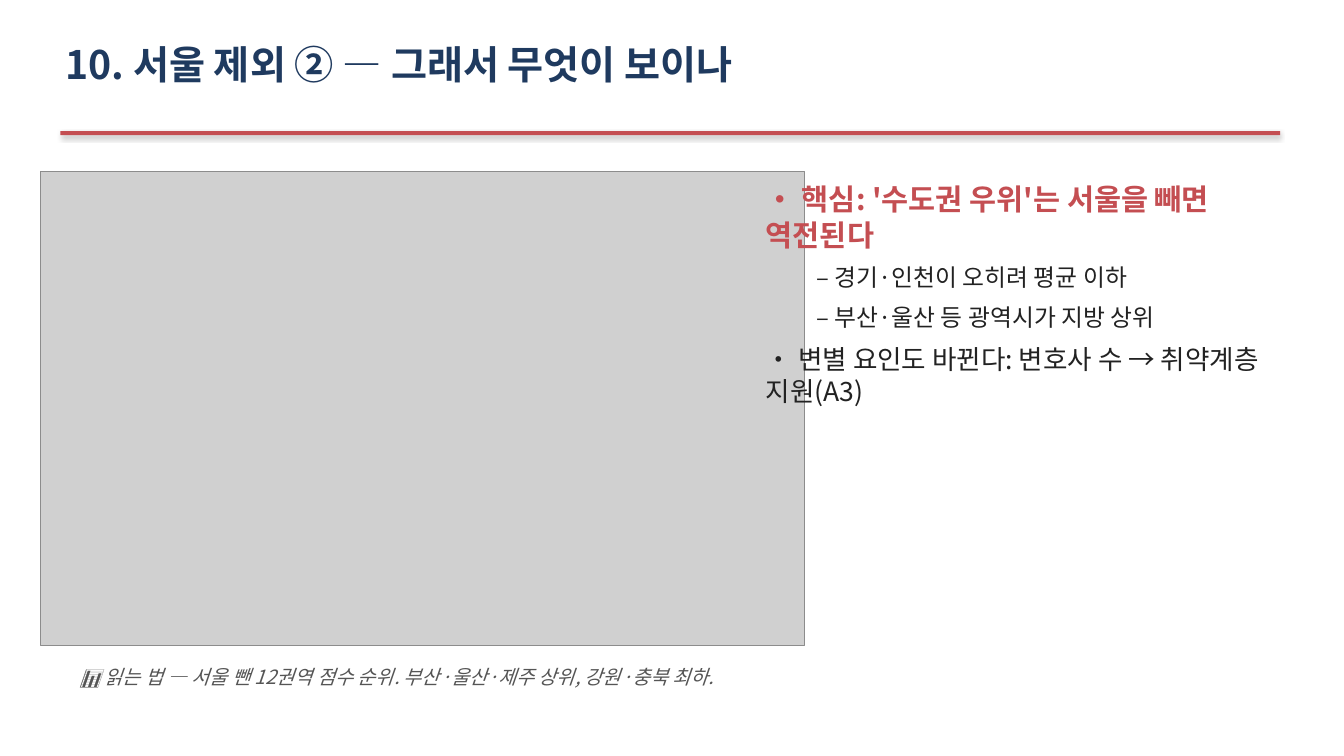
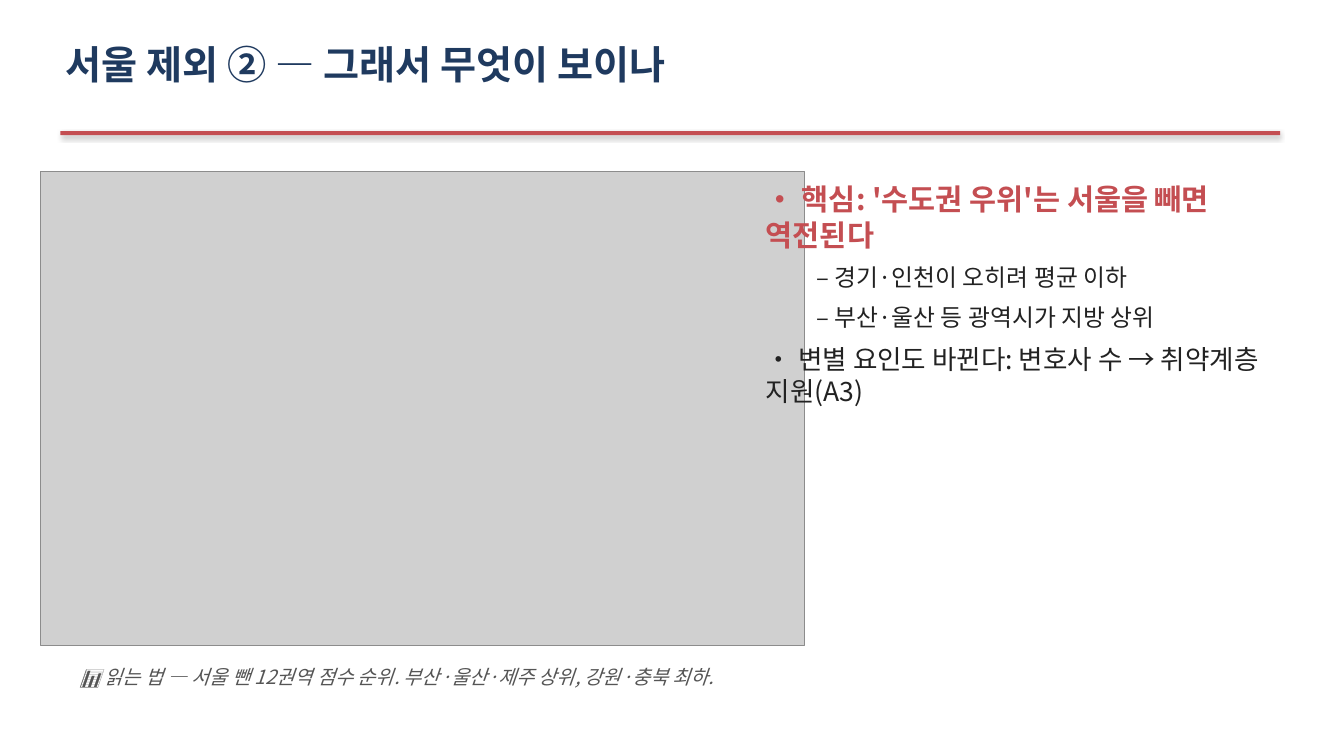
Before and after one commit to Allenkeem/llai-project, a slide deck: slide 17 of reports/발표자료.pptx. Drawn at 1344x756 pixels with LibreOffice and Linux fonts; fonts in the diff are those of the drawing; grey boxes stand for pictures. Boxes give left, top, right and bottom in pixels: in the first picture for what was removed or moved away, otherwise in the second. Text is boxed around its words. In the diff, an @@ line names an element or a change of style, - is before the commit and + after.

```diff
--- a/reports/발표자료.pptx
+++ b/reports/발표자료.pptx
@@ text at box(65, 45, 665, 83): text changed @@
-10. 서울 제외 ② — 그래서 무엇이 보이나
+서울 제외 ② — 그래서 무엇이 보이나
```
Also in this commit, not shown: 16 other slides changed.
